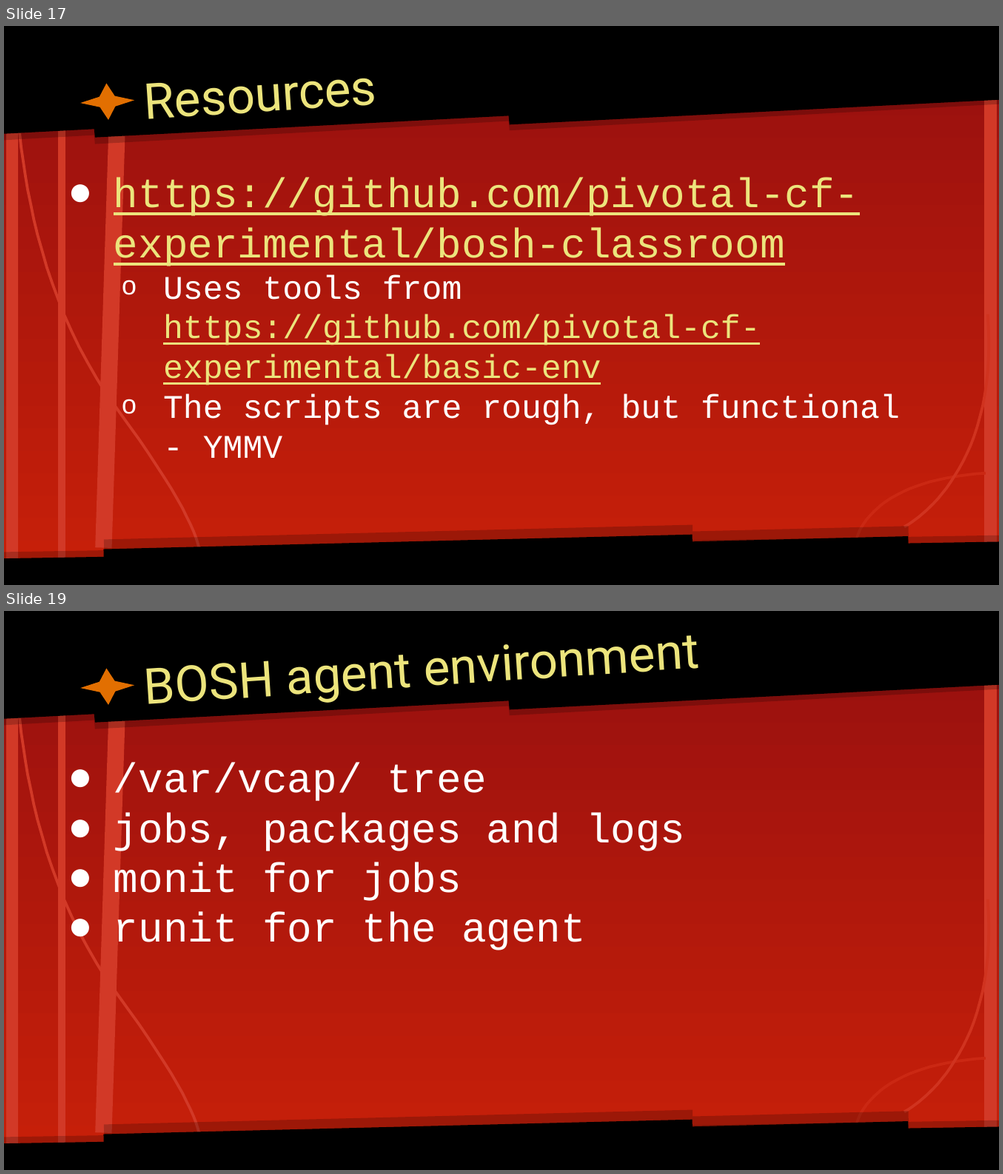
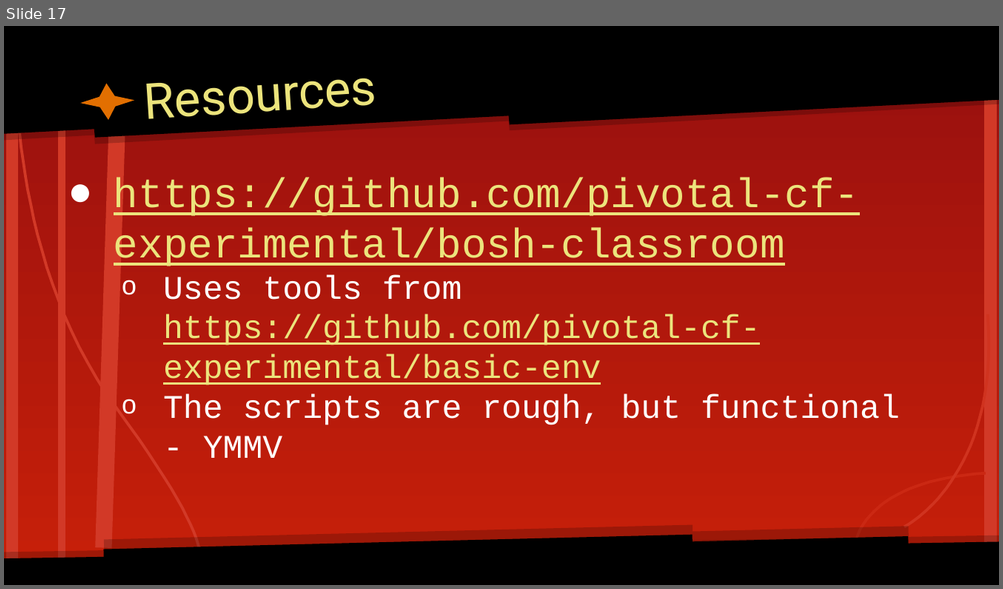
Before and after one commit to vmware-archive/bosh-classroom, a slide deck: slides/BOSH Hands-on Training.pptx. Shown one above the other, each under a label of ours: slides 17 and 19 before the commit, slide 17 after it; the slides between them are not shown. The pictures are 1003x1174 and 1003x589 pixels, drawn with LibreOffice and Linux fonts; fonts in the diff are those of the drawing. Boxes give left, top, right and bottom in pixels: in the first picture for what was removed or moved away, otherwise in the second. Text is boxed around its words. In the diff, an @@ line names an element or a change of style, - is before the commit and + after.

```diff
--- a/slides/BOSH Hands-on Training.pptx
+++ b/slides/BOSH Hands-on Training.pptx
@@ slide 19 removed at (x1=4, y1=611, x2=999, y2=1170), background gradient #960F0F to #C82009; not listed: 14 template elements that a slide beside it also shows @@
@@ title removed at (x1=145, y1=661, x2=276, y2=716) @@
-BOSH agent environment
@@ text removed at (x1=114, y1=763, x2=685, y2=951) @@
-● /var/vcap/ tree
-● jobs, packages and logs
-● monit for jobs
-● runit for the agent
```
Also in this commit, not shown: 9 slides changed, 2 other slides removed, 4 other files.
